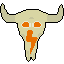
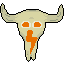
Layer changes from the first 64 x 64 image to the second:
painted on "layer4" over [2, 7, 61, 61]
